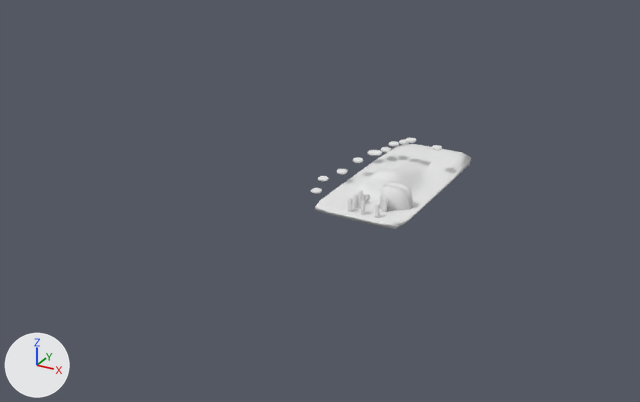
Before and after pictures for a commit that changed the Blender file blends/level_1.blend.
The view is the same before and after, from a 50 mm lens placed at (358.0, -770.0, 370.0), pointed at (-12.0, -98.0, 34.0). The axes (+X, +Y, +Z) are drawn at lower left. The lights are the same throughout.

The first picture shows 'level_1'.
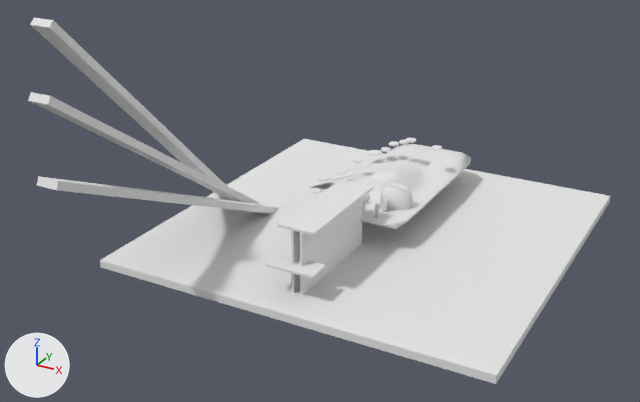
Edits to the bpy script that builds the scene:
```text
Change me_cube_001:
    used by ob_level_1; location = (0.0, 0.0, 0.0)
    verts and faces of me_cube_001; kept vertices keep their numbers, new ones are numbered from 1692
    remove me_cube_001.from_pydata(...)  # 1692 vertices, 1972 faces; spans x -74.0..50.0, y -50.0..176.0, z -12.0..35.0
    add me_cube_001.from_pydata(...)  # 1764 vertices, 2026 faces; spans x -200.0..200.0, y -327.0..200.0, z -39.0..219.0
    me_cube_001 part 1: a new loose piece, a box spanning x -200.0..200.0, y -200.0..200.0, z -37.6..-29.6, in mat_grass (white #e7e7e7)
    me_cube_001 part 2: a new loose piece, a box spanning x 4.2..6.6, y -164.2..-44.2, z -30.3..32.9, in mat_grass (white #e7e7e7)
    me_cube_001 part 3: a new loose piece, a box spanning x -24.0..24.0, y -176.5..-152.5, z -2.3..0.1, in mat_grass (white #e7e7e7)
    me_cube_001 part 4: a new loose piece, a box spanning x -18.5..18.5, y -164.2..-44.2, z 32.9..35.3, in mat_grass (white #e7e7e7)
    me_cube_001 part 5: a new loose piece, a box spanning x -5.0..-2.6, y -164.2..-44.2, z -30.3..32.9, in mat_grass (white #e7e7e7)
    me_cube_001 part 6
    16 vertices are added at x -185.0..-132.0, y -327.0..-3.0, z -39.0..219.0
    8 new vertices lie (21.0, 0.0, 0.0) away from vertices in x -159.0..-132.0, y -327.0..-3.0, z -39.0..171.0
    18 new faces join them, mat_grass (white #e7e7e7)
    me_cube_001 part 7
    add verts[1708] = (-113.0, 58.0, -31.0)
    add verts[1709] = (-113.0, 78.0, -31.0)
    add verts[1710] = (-114.0, 58.0, -30.0)  # pixel (307, 186)
    add verts[1711] = (-114.0, 78.0, -30.0)  # pixel (316, 181)
    add for new, old in zip([*range(1712, 1716)], [*range(1708, 1712)]): verts[new] = verts[old] + (64.0, 0.0, 30.0)
    add faces += [(1708, 1710, 1711, 1709), (1709, 1711, 1715, 1713), (1712, 1713, 1715, 1714), (1708, 1712, 1714, 1710), (1708, 1709, 1713, 1712), (1710, 1714, 1715, 1711)]  # mat_grass (white #e7e7e7)
```

Pixel boxes (x1, y1, x2, y2) of what changed, in the pictures (640 x 402 px):
'level_1', reshaped (262% wider, 300% taller): before (311, 138, 471, 229); after (28, 17, 610, 384)
part 1 of me_cube_001, added: after (100, 139, 610, 384)
part 2 of me_cube_001, added: after (300, 197, 363, 295)
part 3 of me_cube_001, added: after (266, 253, 326, 279)
part 4 of me_cube_001, added: after (278, 179, 374, 235)
part 5 of me_cube_001, added: after (291, 230, 300, 293)
part 6 of me_cube_001, added: after (28, 17, 279, 214)
part 7 of me_cube_001, added: after (309, 168, 364, 187)
